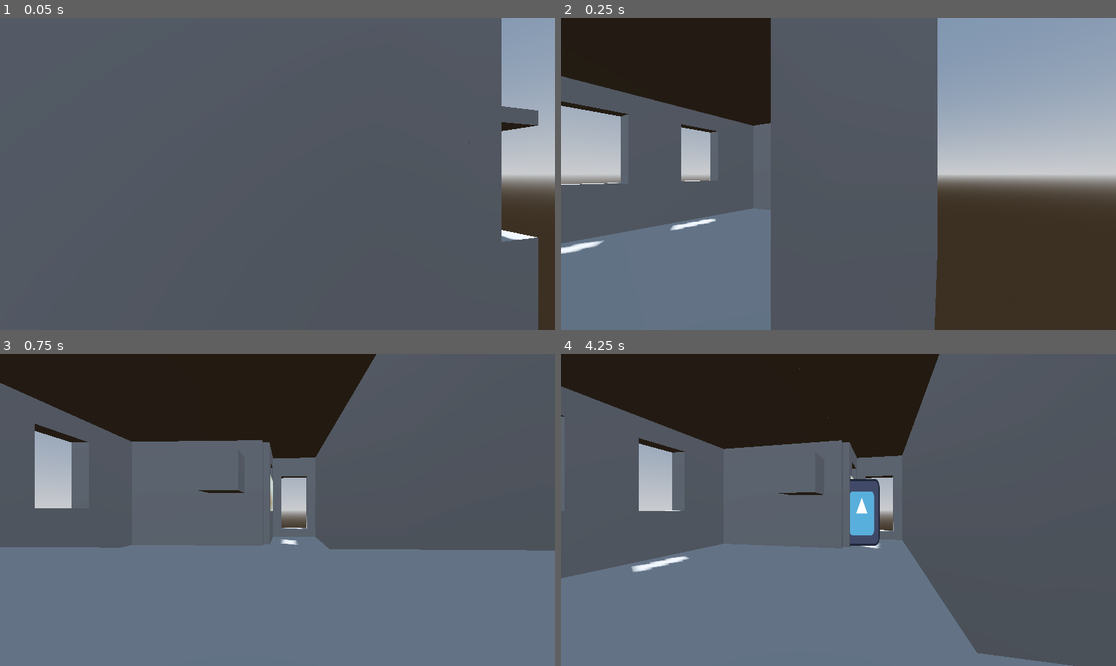
Above: before the commit, frames 1-4 (two rows, left to right).
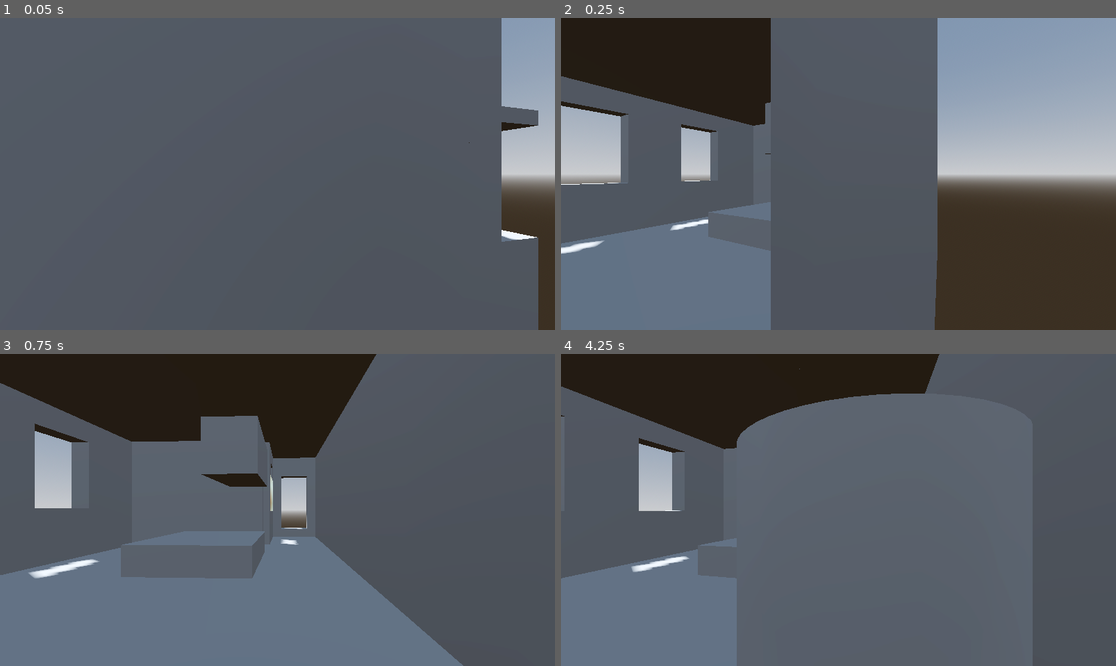
Above: after the commit, the same moments.

Repository: Jellybean42/MurderMysteryWMCJam
Game: Godot game, scene res://levels/present.tscn
Two runs of this game, one before a commit and one after it. Both use one fixed random seed, a clock stepped at 60 frames per second and the inputs below. This scene is started directly instead of the project's main scene. The engine's default icon, where the game draws it, is replaced by a stand-in: a white triangle on a blue panel in a dark square.
Inputs (mouse positions are in pixels of both pictures, inside the frame that each line leads up to):
- Up to frame 1 (0.05 s): no input
- Up to frame 2 (0.25 s): no input
- Up to frame 3 (0.75 s): move the mouse to (399, 494) at 0.52 s; hold Right (ui_right) from 0.53 s (still down); tap E (interact) at 0.6 s; click (399, 494) at 0.67 s
- Up to frame 4 (4.25 s): tap Space (ui_select) at 0.77, 1.52, 3.02, 3.5, 3.77 s; move the mouse to (727, 525) at 1.27 s; release Right (ui_right) at 1.28 s; hold Down (ui_down) 1.28-2.03 s; tap E (interact) every 0.75 s from 1.35 to 3.6 s; tap Enter at 2 s; move the mouse to (894, 441) at 2.02 s; hold Right (ui_right) 2.03-2.78 s; move the mouse to (810, 572) at 2.77 s; hold Up (ui_up) 2.78-3.53 s; click (810, 572) at 2.92 s; move the mouse to (1005, 556) at 3.52 s; hold Left (ui_left) from 3.53 s (still down)

Frame 1 is identical in both runs. In frame 2, 1.2% of the frame differs, in the area x 26-38%, y 26-75%; in frame 3, 17%; in frame 4, 21%, in the area x 24-93%, y 12-100%.

Commit message:
Update present.tscn

Diff:
--- a/levels/present.tscn
+++ b/levels/present.tscn
@@ -30,7 +30,11 @@
 
 [sub_resource type="BoxMesh" id="BoxMesh_55phd"]
 
+[sub_resource type="ExternalTexture" id="ExternalTexture_q8rcl"]
+
 [sub_resource type="SphereShape3D" id="SphereShape3D_8wxpc"]
+
+[sub_resource type="CylinderMesh" id="CylinderMesh_ujrt8"]
 
 [sub_resource type="CylinderShape3D" id="CylinderShape3D_5yfgj"]
 
@@ -72,26 +76,33 @@
 pixel_size = 0.0004
 texture = ExtResource("6_1rin7")
 
-[node name="PickupTrigger" type="Area3D" parent="."]
+[node name="PickupTrigger" type="Area3D" parent="." node_paths=PackedStringArray("item_node")]
+transform = Transform3D(1, 0, 0, 0, 1, 0, 0, 0, 1, 1.6662359, 0.5216989, -0.9245393)
 script = ExtResource("7_q8rcl")
+item_node = NodePath("../Item3D")
 
 [node name="CollisionShape3D" type="CollisionShape3D" parent="PickupTrigger"]
 shape = SubResource("BoxShape3D_ekteu")
 
 [node name="MeshInstance3D" type="MeshInstance3D" parent="PickupTrigger"]
-transform = Transform3D(1, 0, 0, 0, 1, 0, 0, 0, 1, -1.2596048, -0.03256738, 0)
+transform = Transform3D(1, 0, 0, 0, 1, 0, 0, 0, 1, -0.64416695, -0.77777874, 0)
 mesh = SubResource("BoxMesh_55phd")
 skeleton = NodePath("../../InteractArea")
 
 [node name="Item3D" type="Area3D" parent="."]
+transform = Transform3D(1, 0, 0, 0, 1, 0, 0, 0, 1, -2.7092867, 1.2323637, 0)
 script = ExtResource("8_ujrt8")
+icon = SubResource("ExternalTexture_q8rcl")
 
 [node name="CollisionShape3D" type="CollisionShape3D" parent="Item3D"]
 shape = SubResource("SphereShape3D_8wxpc")
 
-[node name="Sprite3D" type="Sprite3D" parent="Item3D"]
+[node name="MeshInstance3D" type="MeshInstance3D" parent="Item3D"]
+transform = Transform3D(1, 0, 0, 0, 1, 0, 0, 0, 1, 2.7084806, -1.4941812, 0)
+mesh = SubResource("CylinderMesh_ujrt8")
 
 [node name="InteractArea" type="Area3D" parent="."]
+transform = Transform3D(1, 0, 0, 0, 1, 0, 0, 0, 1, -0.7280532, 0.072960734, 0.33301592)
 script = ExtResource("9_lvjbi")
 
 [node name="CollisionShape3D" type="CollisionShape3D" parent="InteractArea"]
Not shown: 1 places in levels/present.tscn that only renumber resources
